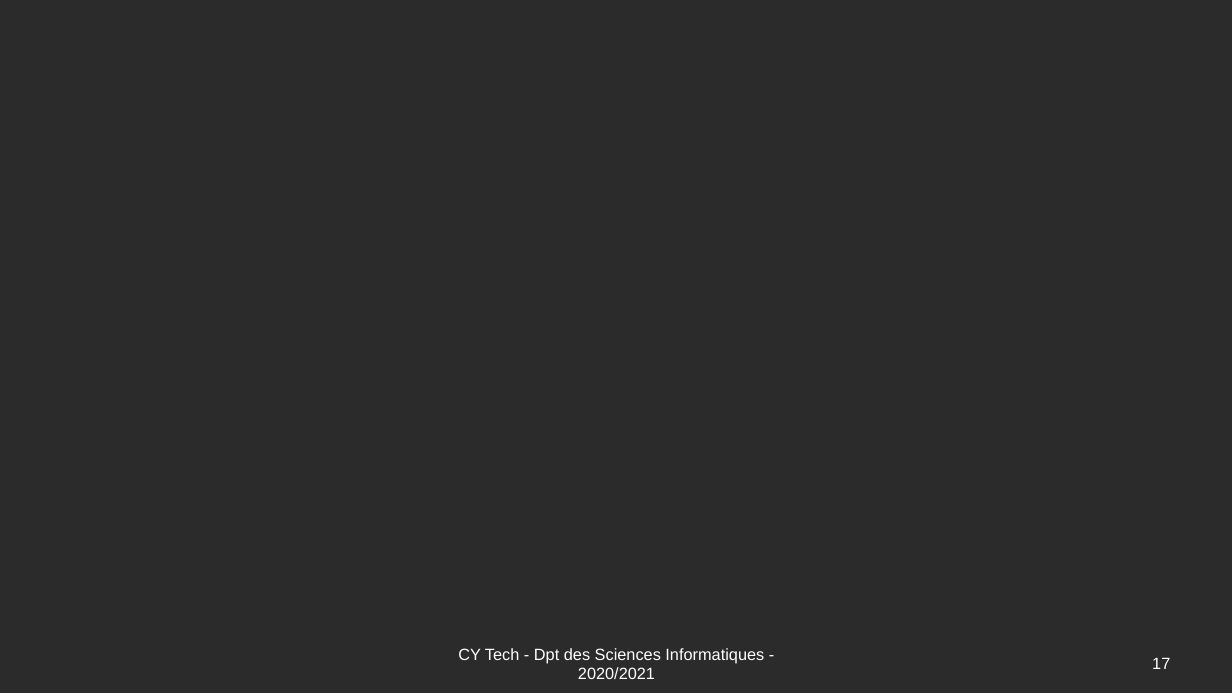
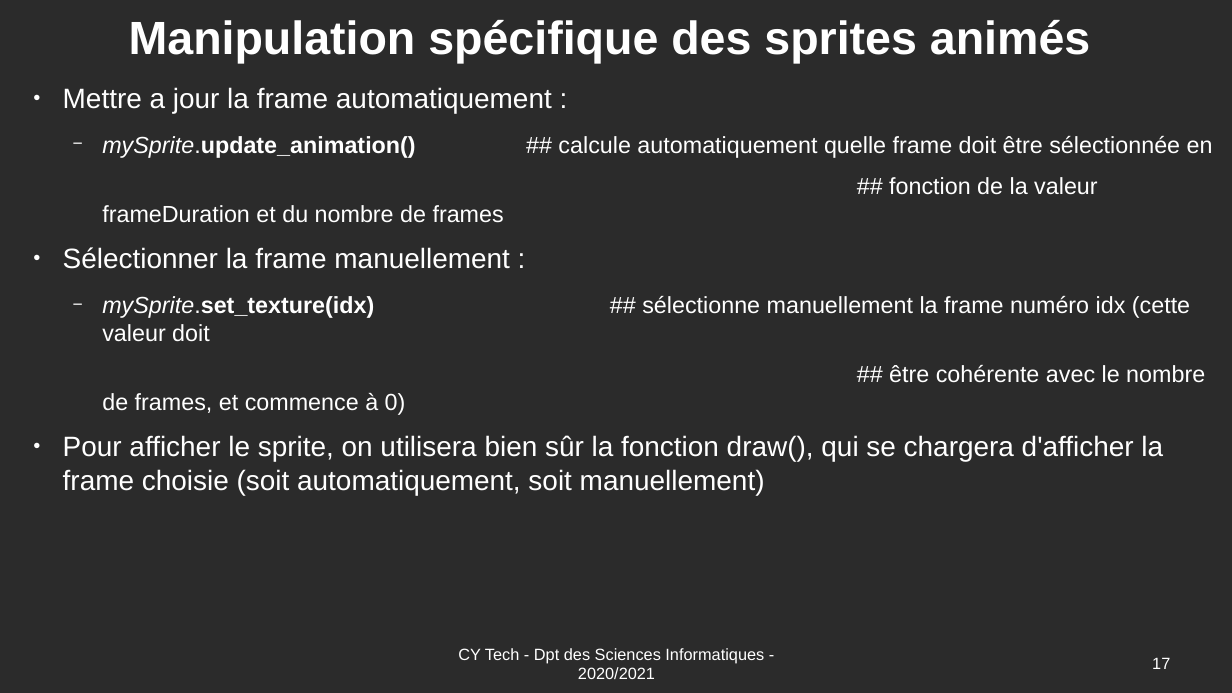
Before and after one commit to Romuald78/pyArcade, a slide deck: slide 17 of doc/UE_Libre_Jeu_Arcade_Documentation.odp. Drawn at 1232x693 pixels with LibreOffice and Linux fonts; fonts in the diff are those of the drawing; background and template pictures are left out; a plain dark background stands for a picture behind light text. Boxes give left, top, right and bottom in pixels: in the first picture for what was removed or moved away, otherwise in the second. Text is boxed around its words. In the diff, an @@ line names an element or a change of style, - is before the commit and + after.

```diff
--- a/doc/UE_Libre_Jeu_Arcade_Documentation.odp
+++ b/doc/UE_Libre_Jeu_Arcade_Documentation.odp
@@ title added at (129,20,1090,63), 40 pt, text #FFFFFF, bold @@
+Manipulation spécifique des sprites animés
@@ text added at (63,87,1213,495), 20 pt, text #FFFFFF @@
+● Mettre a jour la frame automatiquement :
+  − mySprite.update_animation() ## calcule automatiquement quelle frame doit être sélectionnée en
+  ## fonction de la valeur frameDuration et du nombre de frames
+● Sélectionner la frame manuellement :
+  − mySprite.set_texture(idx) ## sélectionne manuellement la frame numéro idx (cette valeur doit
+  ## être cohérente avec le nombre de frames, et commence à 0)
+● Pour afficher le sprite, on utilisera bien sûr la fonction draw(), qui se chargera d'afficher la frame choisie (soit automatiquement, soit manuellement)
```
Also in this commit, not shown: 6 other slides changed, 4 slides added, 1 other file.
